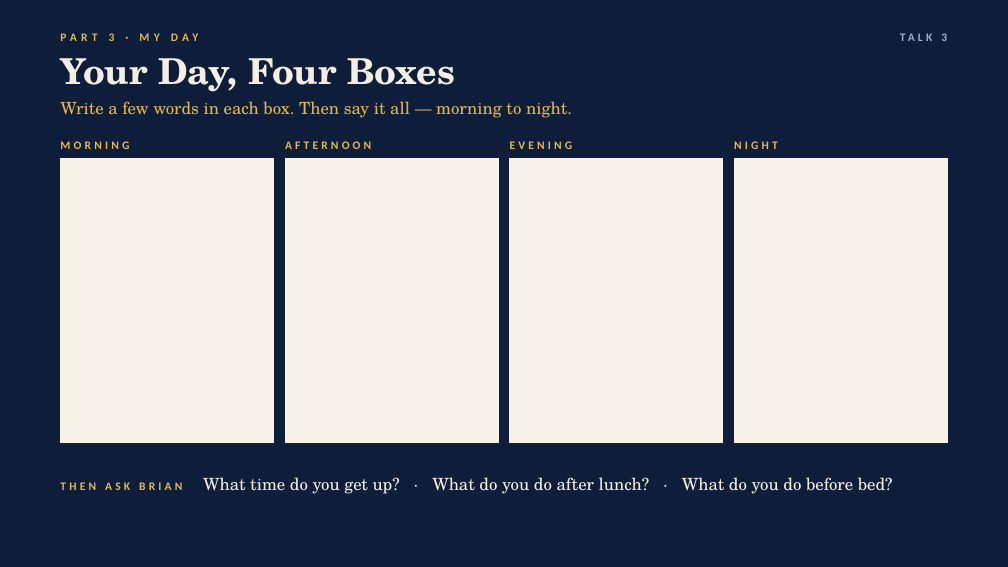
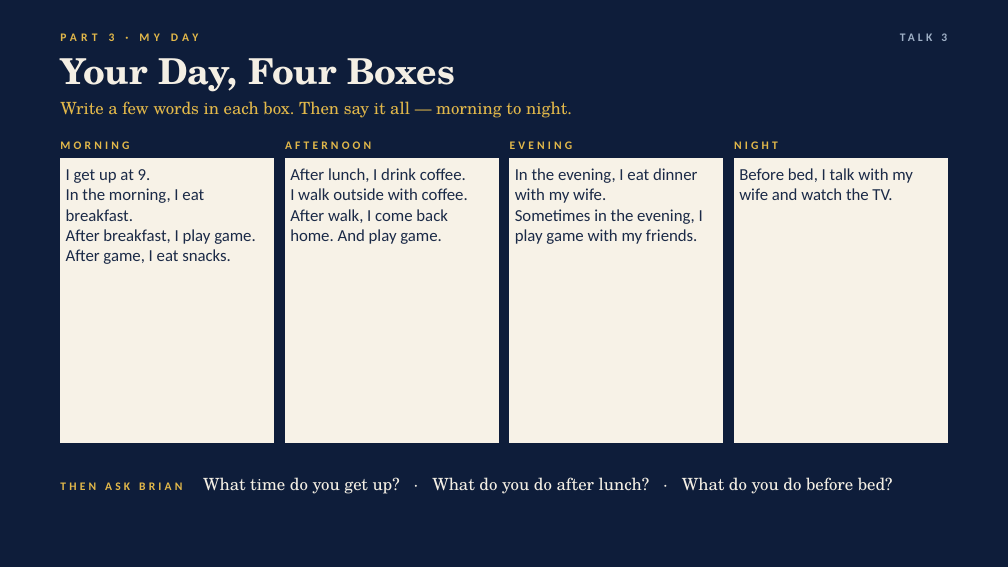
Before and after one commit to briankim-84/dea-m8q3, a slide deck: slide 9 of rafael-p6k2/Rafael_Class2_This_or_That.pptx. Drawn at 1008x567 pixels with LibreOffice and Linux fonts; fonts in the diff are those of the drawing. Boxes give left, top, right and bottom in pixels: in the first picture for what was removed or moved away, otherwise in the second. Text is boxed around its words. In the diff, an @@ line names an element or a change of style, - is before the commit and + after.

```diff
--- a/rafael-p6k2/Rafael_Class2_This_or_That.pptx
+++ b/rafael-p6k2/Rafael_Class2_This_or_That.pptx
@@ text in rectangle at (66,169,256,264): text added @@
+I get up at 9.
+In the morning, I eat breakfast.
+After breakfast, I play game.
+After game, I eat snacks.
@@ text in rectangle at (290,168,468,244): text added @@
+After lunch, I drink coffee.
+I walk outside with coffee.
+After walk, I come back home. And play game.
@@ text in rectangle at (515,168,703,244): text added @@
+In the evening, I eat dinner with my wife.
+Sometimes in the evening, I play game with my friends.
@@ text in rectangle at (739,168,913,200): text added @@
+Before bed, I talk with my wife and watch the TV.
```
Also in this commit, not shown: 4 other slides changed, 12 other files.
